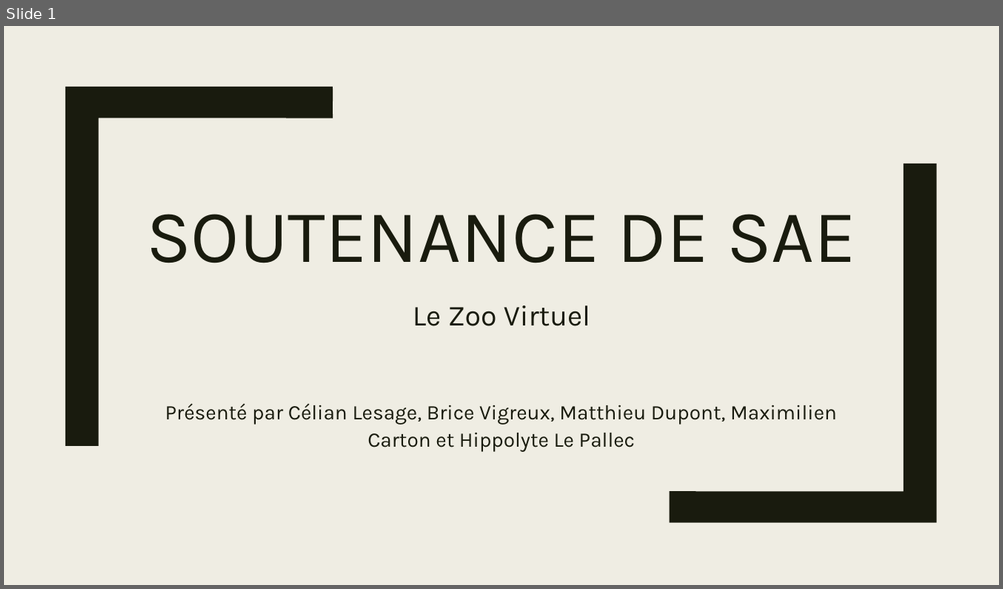
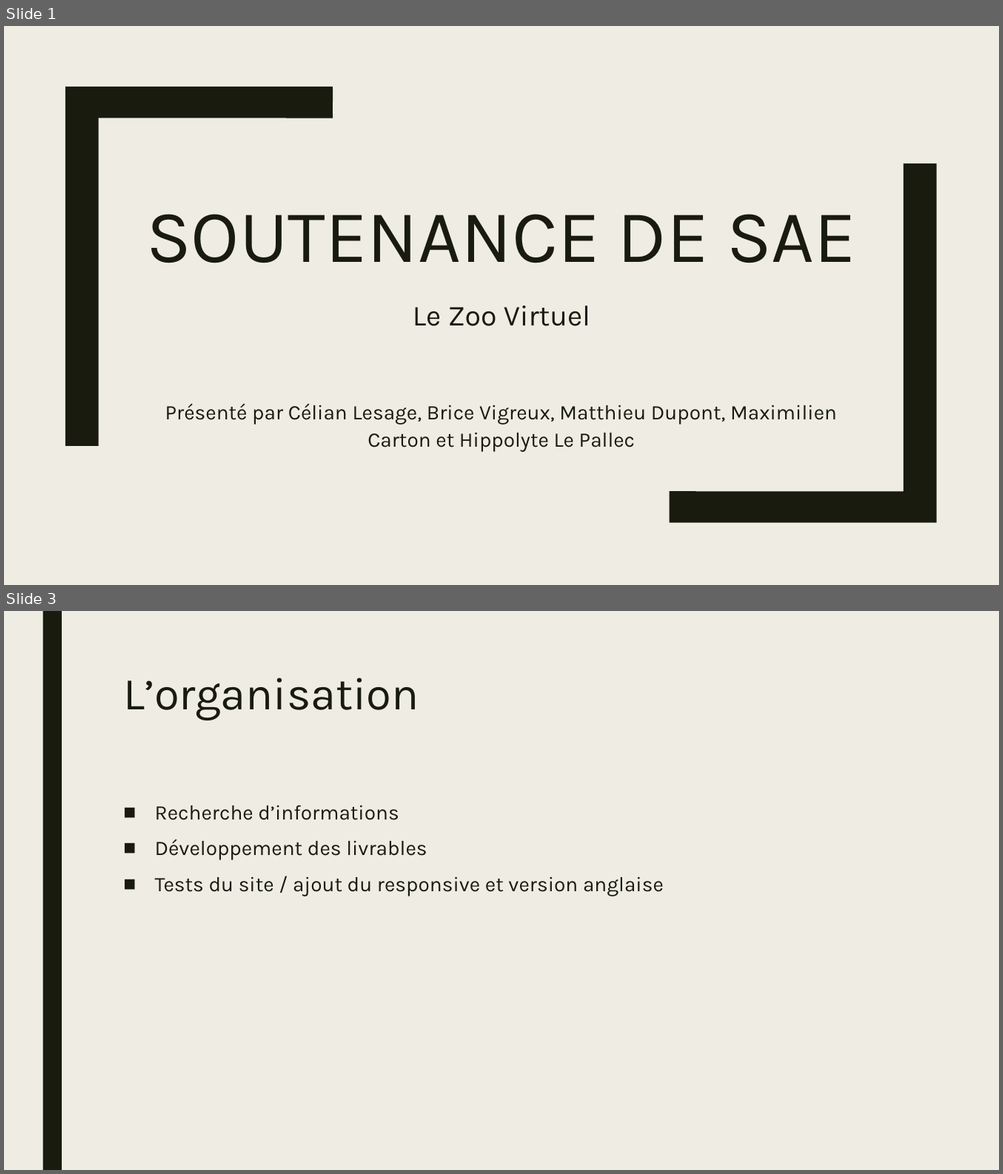
Before and after one commit to paastabox/virtual-zoo, a slide deck: Soutenance de SAE.pptx. Shown one above the other, each under a label of ours: slide 1 before the commit, slides 1 and 3 after it; the slides between them are not shown. The pictures are 1003x589 and 1003x1174 pixels, drawn with LibreOffice and Linux fonts; fonts in the diff are those of the drawing. Boxes give left, top, right and bottom in pixels: in the first picture for what was removed or moved away, otherwise in the second. Text is boxed around its words. In the diff, an @@ line names an element or a change of style, - is before the commit and + after.

```diff
--- a/Soutenance de SAE.pptx
+++ b/Soutenance de SAE.pptx
@@ slide 3 added at (4, 611, 999, 1170), background #EFEDE3 @@
@@ rectangle added at (42, 611, 62, 1170), fill #191B0E @@
@@ title added at (123, 678, 418, 721), 44 pt, text #191B0E @@
+L’organisation
@@ text added at (155, 805, 663, 897), 20 pt, text #191B0E @@
+■ Recherche d’informations
+■ Développement des livrables
+■ Tests du site / ajout du responsive et version anglaise
```
Also in this commit, not shown: 2 other slides added, 2 slides removed.
